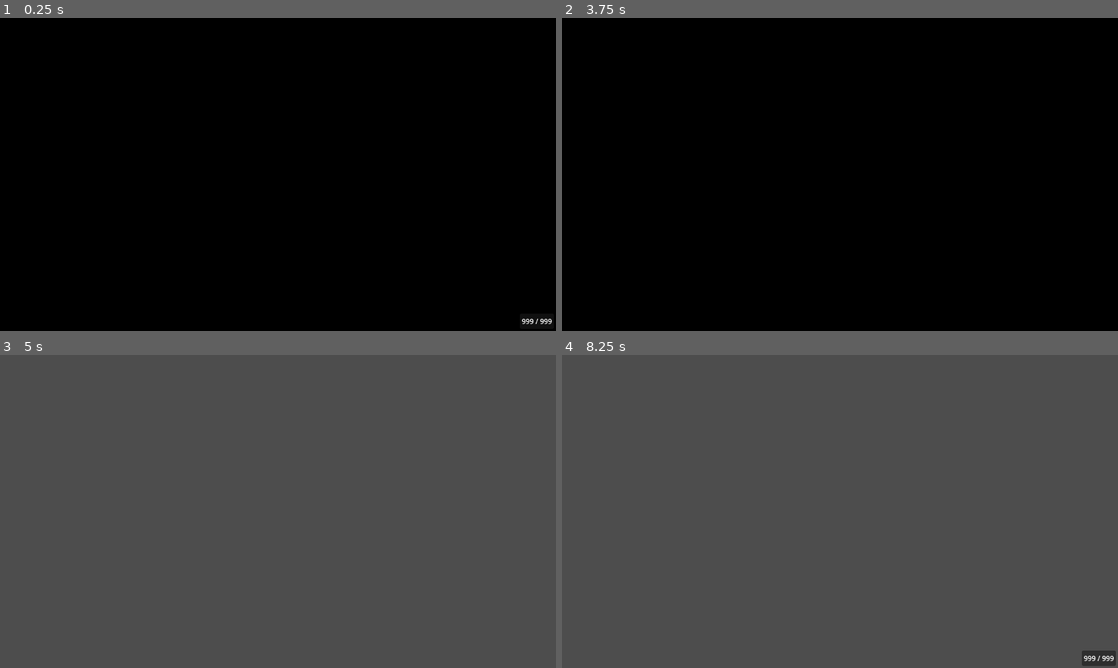
Above: before the commit, frames 1-4 (two rows, left to right).
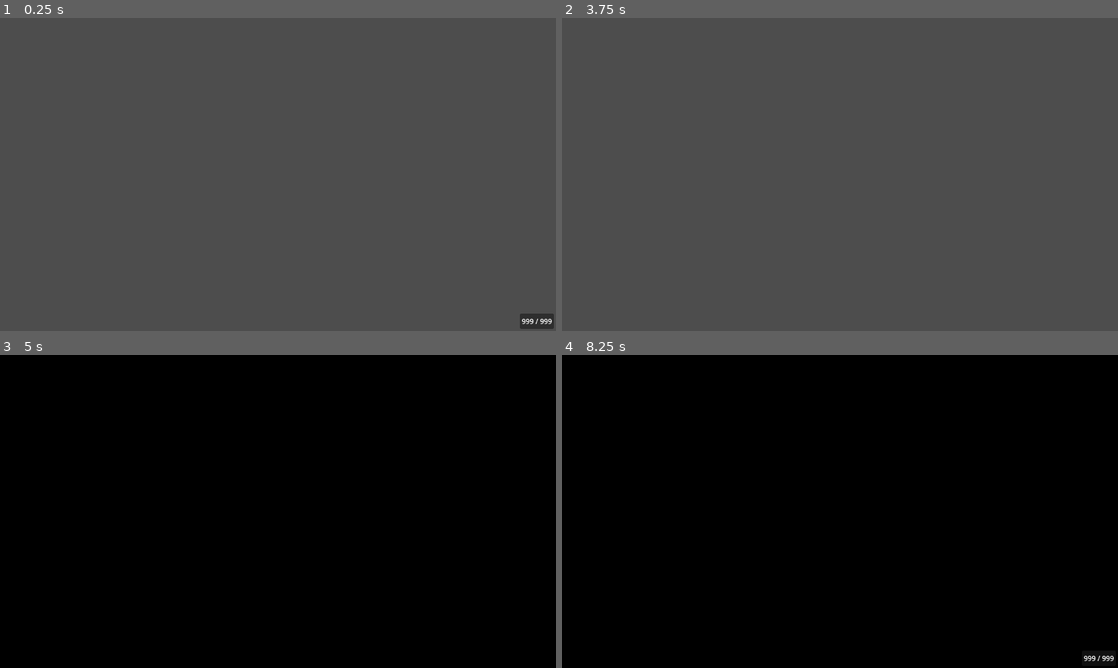
Above: after the commit, the same moments.

Repository: Jareth329/ImageViewer
Game: Godot game, scene res://scenes/main.tscn
Same seed, same stepped clock (60 frames per second), same inputs: the game is played once before the commit and once after it.
Inputs (mouse positions are in pixels of both pictures, inside the frame that each line leads up to):
- Up to frame 1 (0.25 s): no input
- Up to frame 2 (3.75 s): tap Enter at 0.5, 2, 3.5 s; hold Right 0.53-1.28 s; tap R at 0.6 s; click (840, 174) at 0.67 s; tap Space at 1.25, 2.75 s; move the mouse to (728, 190) at 1.27 s; hold Left 1.28-2.03 s; tap H at 1.35 s; move the mouse to (895, 105) at 2.02 s; hold Right 2.03-3.53 s; tap V at 2.1 s; move the mouse to (812, 237) at 2.77 s; tap F at 2.85 s; click (812, 237) at 2.92 s; move the mouse to (1006, 221) at 3.52 s; hold Left from 3.53 s (still down); tap Tab at 3.6 s
- Up to frame 3 (5 s): keep holding Left; tap Space at 4.25 s; move the mouse to (111, 464) at 4.27 s; tap B at 4.35 s
- Up to frame 4 (8.25 s): move the mouse to (867, 511) at 5.02 s; tap one key every 0.75 s from 5.1 s: R H V F Tab; click (867, 511) at 5.17 s; move the mouse to (756, 433) at 5.77 s; release Left at 5.78 s; hold Right 5.78-8.03 s; move the mouse to (962, 495) at 6.52 s; move the mouse to (728, 527) at 7.27 s; click (728, 527) at 7.42 s; move the mouse to (895, 442) at 8.02 s; hold Left from 8.03 s (still down)

The runs differ from the first frame. In frame 1, 100% of the frame differs, in the area x 0-100%, y 0-100%; in frame 2, 100%; in frame 3, 100%; in frame 4, 100%.
Error in both runs: Out of bounds get index '0' (on base: 'Array') (res://scripts/display_image.gd:115)

Commit message:
change default to no bg transparency

Diff:
--- a/scripts/main.gd
+++ b/scripts/main.gd
@@ -5,7 +5,8 @@
 func _ready() -> void:
 	# need to make this a setting the user can toggle; alternatively,
 	# can just put a colorrect in the background and allow user to choose color, including transparent
-	get_tree().root.transparent_bg = true
+	# get_tree().root.transparent_bg = true
+	pass
 
 func _unhandled_input(event:InputEvent) -> void:
 	if event is InputEventKey:
